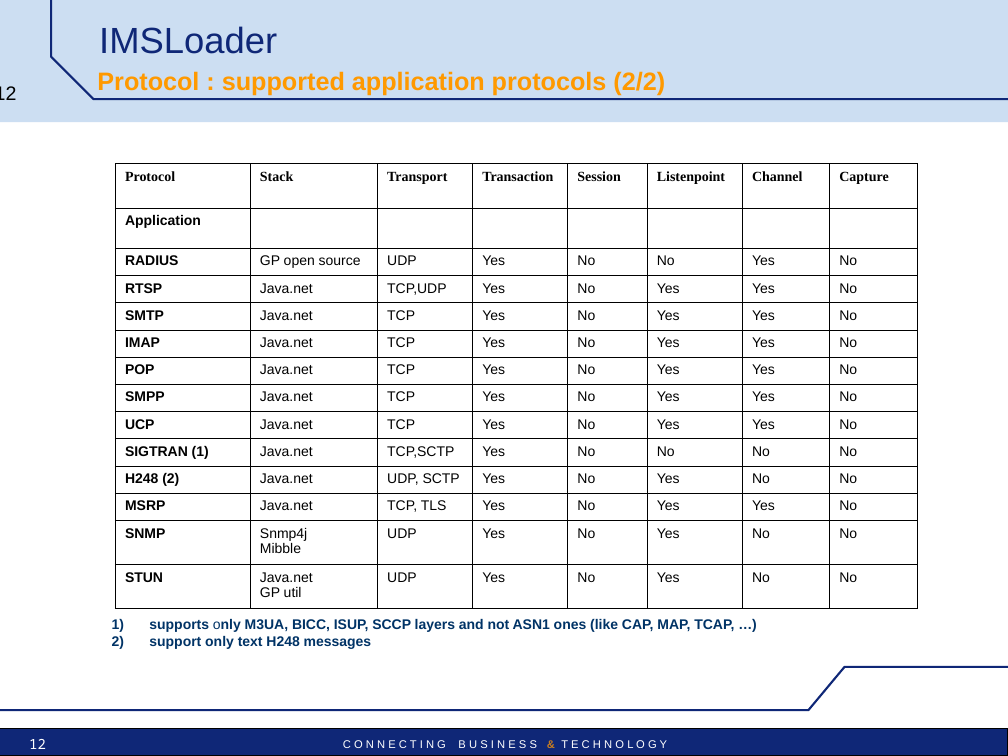
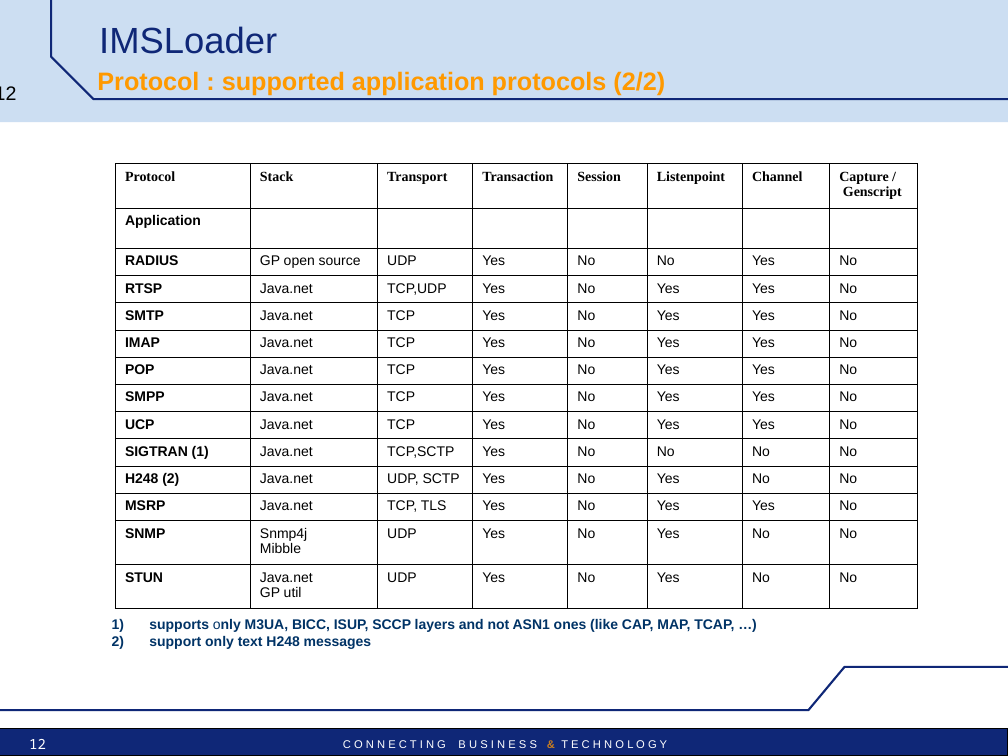
Before and after one commit to satishghiwari/mts-project, a slide deck: slide 12 of doc/IMSLoader-Pres-technical.ppt. Drawn at 1008x756 pixels with LibreOffice and Linux fonts; fonts in the diff are those of the drawing; background and template pictures are left out. Boxes give left, top, right and bottom in pixels: in the first picture for what was removed or moved away, otherwise in the second. Text is boxed around its words. In the diff, an @@ line names an element or a change of style, - is before the commit and + after.

```diff
--- a/doc/IMSLoader-Pres-technical.ppt
+++ b/doc/IMSLoader-Pres-technical.ppt
@@ table at (115,163,916,601) @@
-row 1, column 8: Capture
+row 1, column 8: Capture / / Genscript
```
Also in this commit, not shown: 3 other slides changed, 2 slides added.
